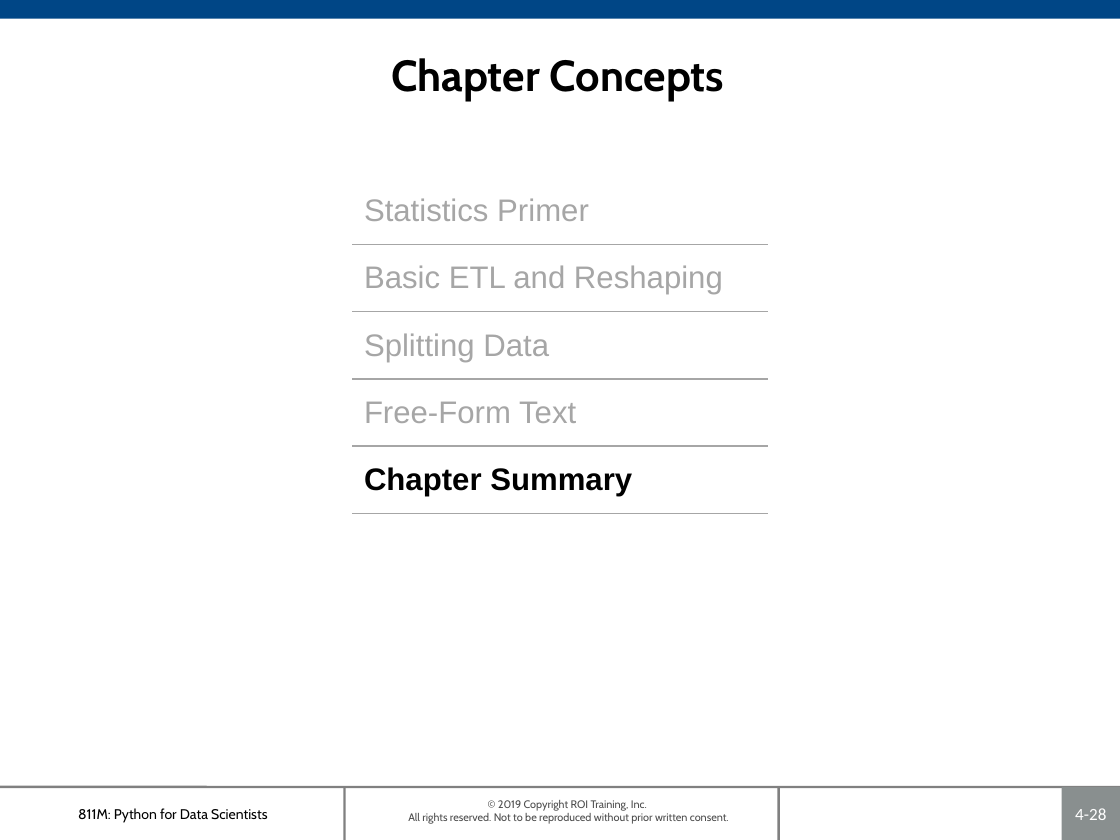
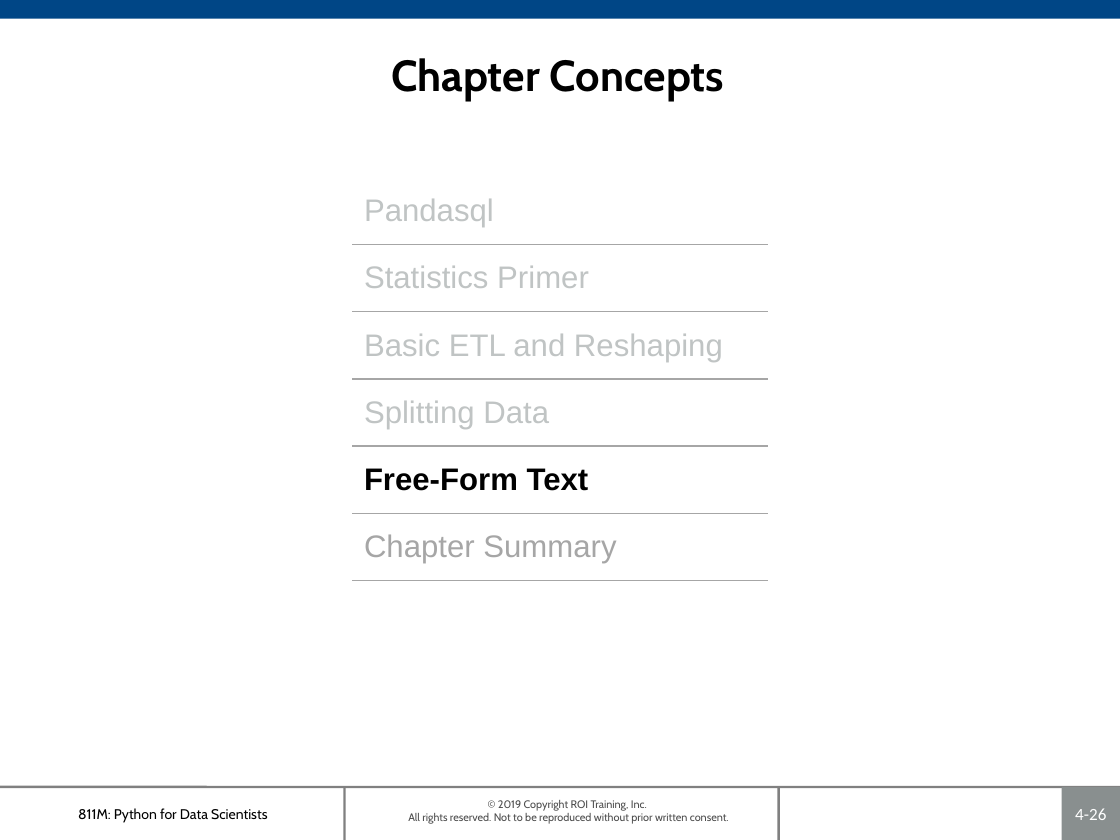
Before and after one commit to roitraining/PythonProgram, a slide deck: slide 26 of Day4-DataPrep/Ch04-DataPreparation.pptx (slide 28 before the commit). Drawn at 1120x840 pixels with LibreOffice and Linux fonts; fonts in the diff are those of the drawing; background and template pictures are left out. Boxes give left, top, right and bottom in pixels: in the first picture for what was removed or moved away, otherwise in the second. Text is boxed around its words. In the diff, an @@ line names an element or a change of style, - is before the commit and + after.

```diff
--- a/Day4-DataPrep/Ch04-DataPreparation.pptx
+++ b/Day4-DataPrep/Ch04-DataPreparation.pptx
@@ table at (353, 177, 767, 580) @@
+row 1: Pandasql
@@ page number at (1075, 808, 1106, 820): text changed @@
-4-28
+4-26
```
Also in this commit, not shown: 5 other slides changed, 2 slides added.
